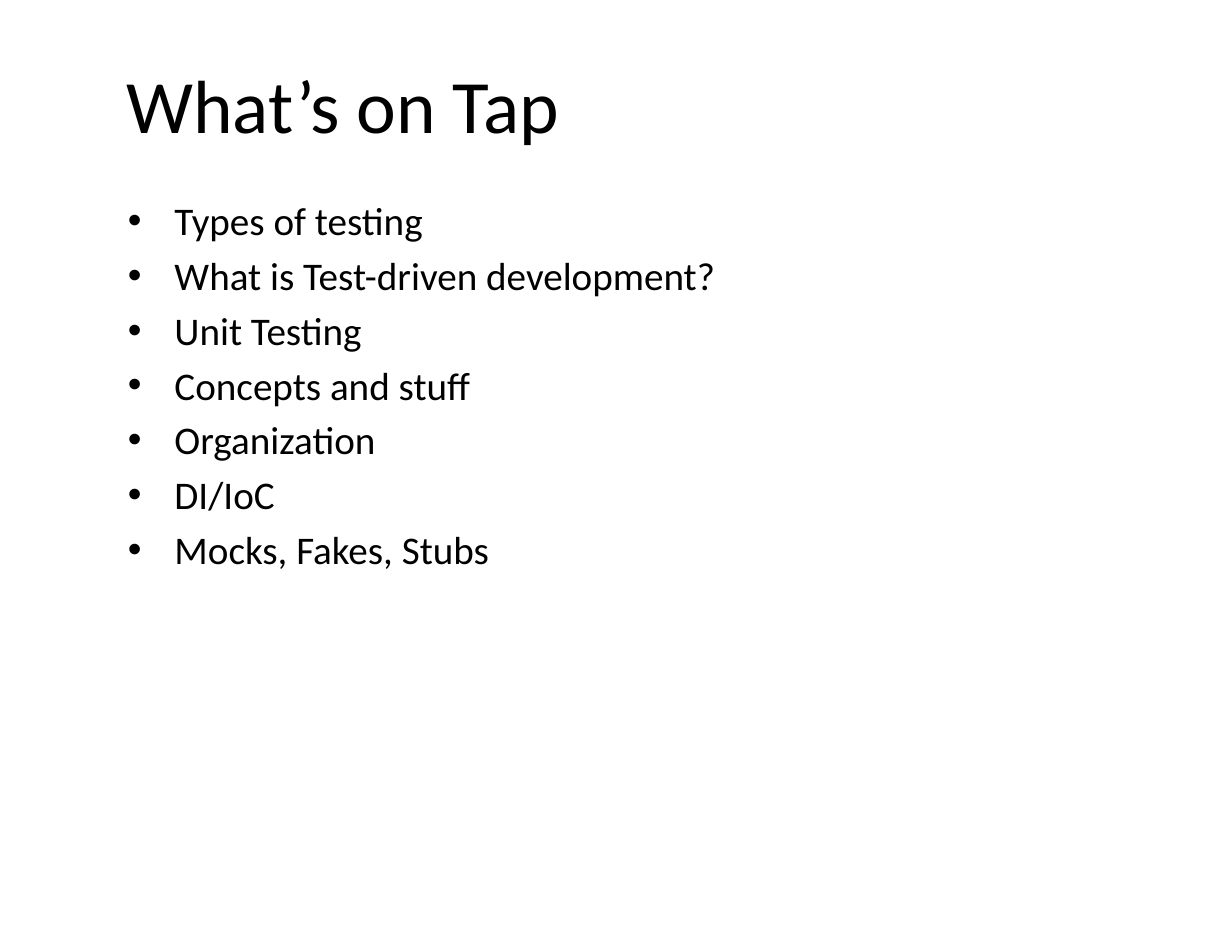
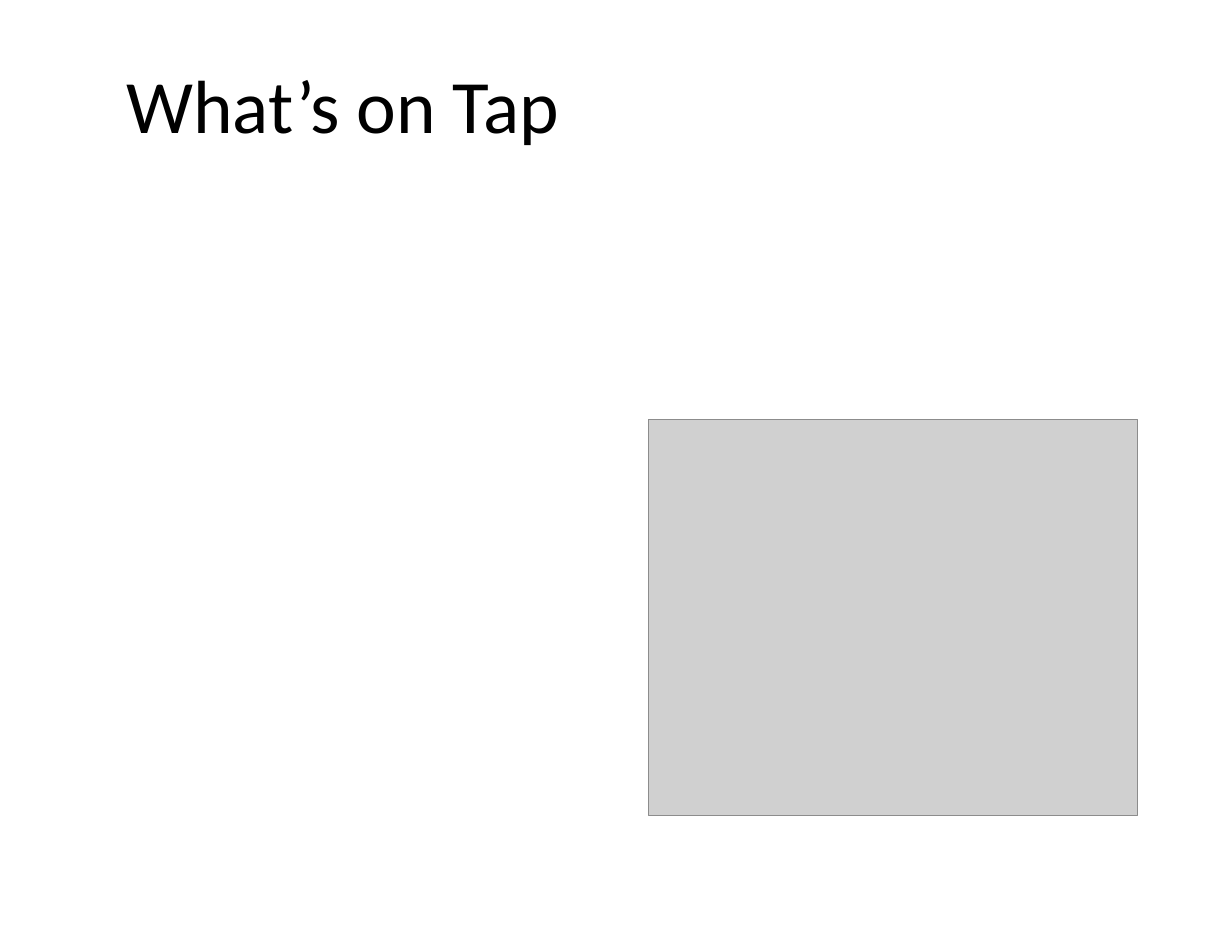
Before and after one commit to kburnell/TestDriving.NET, a slide deck: slide 3 of TestDrivingDotNet.pptx. Drawn at 1232x939 pixels with LibreOffice and Linux fonts; fonts in the diff are those of the drawing; grey boxes stand for pictures; background and template pictures are left out. Boxes give left, top, right and bottom in pixels: in the first picture for what was removed or moved away, otherwise in the second. Text is boxed around its words. In the diff, an @@ line names an element or a change of style, - is before the commit and + after.

```diff
--- a/TestDrivingDotNet.pptx
+++ b/TestDrivingDotNet.pptx
@@ text removed at <box>174,208,715,569</box> @@
-• Types of testing
-• What is Test-driven development?
-• Unit Testing
-• Concepts and stuff
-• Organization
-• DI/IoC
-• Mocks, Fakes, Stubs
@@ picture added at <box>649,419,1138,815</box> @@
```
Also in this commit, not shown: 16 other slides changed, 6 slides added, 1 slide removed, 1 other file.
